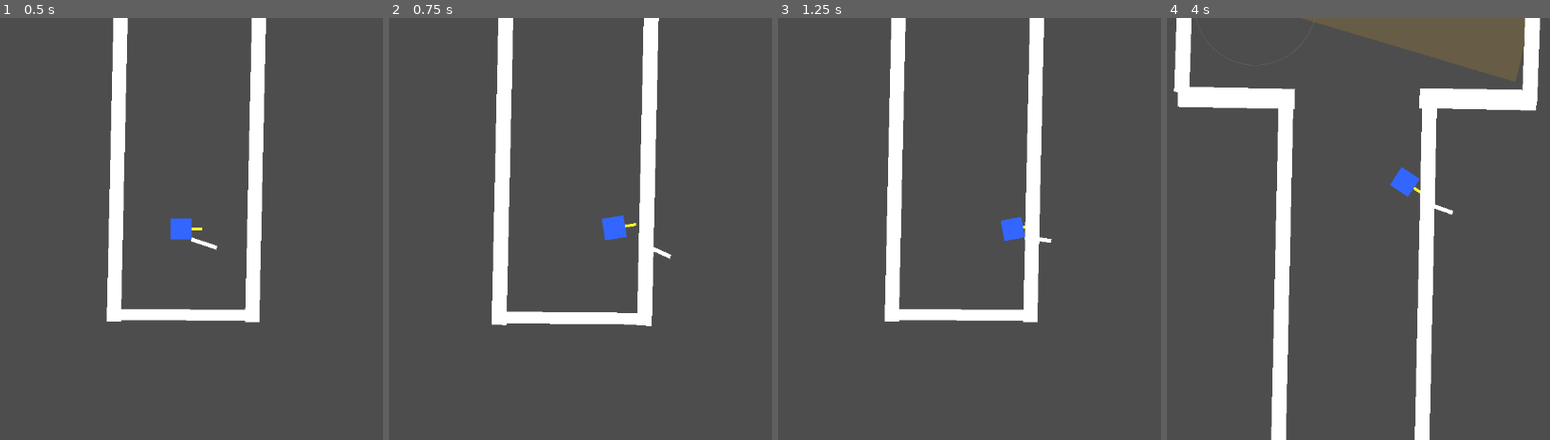
Above: before the commit, frames 1-4 (left to right).
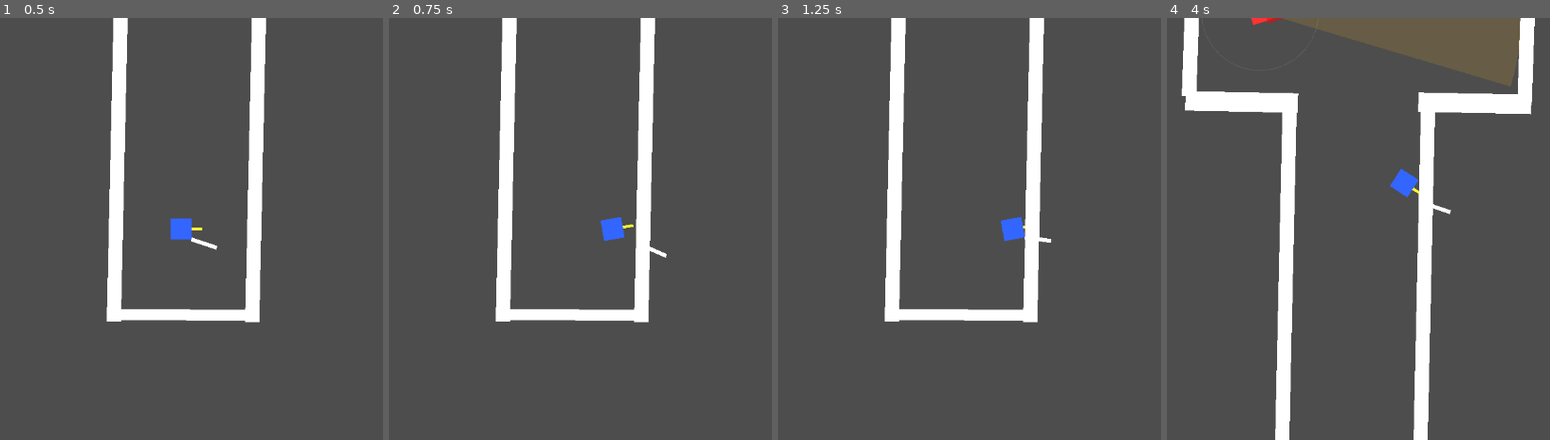
Above: after the commit, the same moments.

Repository: chimoochi/flash-fire
Game: Godot game, scene res://workspace.tscn
Two runs of this game, one before a commit and one after it. Both use one fixed random seed, a clock stepped at 60 frames per second and the inputs below.
Inputs (mouse positions are in pixels of both pictures, inside the frame that each line leads up to):
- Up to frame 1 (0.5 s): no input
- Up to frame 2 (0.75 s): tap Enter at 0.5 s; move the mouse to (733, 207) at 0.52 s; hold D (MoveRight) from 0.53 s (still down); tap Space (shoot) at 0.6 s
- Up to frame 3 (1.25 s): keep holding D (MoveRight)
- Up to frame 4 (4 s): move the mouse to (1197, 250) at 1.27 s; release D (MoveRight) at 1.28 s; hold S (MoveDown) 1.28-2.03 s; tap Shift (Dash) at 1.35, 3.6 s; tap Space (shoot) at 1.55, 2.1, 2.85, 3.8 s; move the mouse to (1423, 136) at 2.02 s; hold D (MoveRight) 2.03-2.78 s; move the mouse to (1308, 313) at 2.77 s; hold W (MoveUp) 2.78-3.53 s; move the mouse to (outside the picture) at 3.52 s; hold A (MoveLeft) from 3.53 s (still down)

Frame 1 is identical in both runs. In frame 2, 3.7% of the frame differs, in the area x 26-74%, y 0-74%; in frame 3, less than 0.1%; in frame 4, 5.9%, in the area x 1-98%, y 0-100%.

Commit message:
removed CameraShake

Diff:
--- a/GodotGame/player/player.gd
+++ b/GodotGame/player/player.gd
@@ -150,9 +150,6 @@
 	var shoot_dir = Vector2.RIGHT.rotated(rotation)
 	spawn_bullet(shoot_dir)
 
-	CameraService.shake(0.3)
-	CameraService.kick(Vector2(0.05, 0.05))
-
 	swing()
 
 
--- a/GodotGame/scripts/attacks/swing_melee.gd
+++ b/GodotGame/scripts/attacks/swing_melee.gd
@@ -41,10 +41,6 @@
 	pivot.rotation = start_angle
 	visual.position.x = start_dist
 	visual.visible = true
-
-	if is_player:
-		CameraService.shake(0.3)
-		CameraService.kick(Vector2(0.05, 0.05))
 
 	var tween = create_tween()
 	tween.tween_property(visual, "position:x", peak_dist, duration * 0.5).set_trans(Tween.TRANS_EXPO).set_ease(Tween.EASE_OUT)
